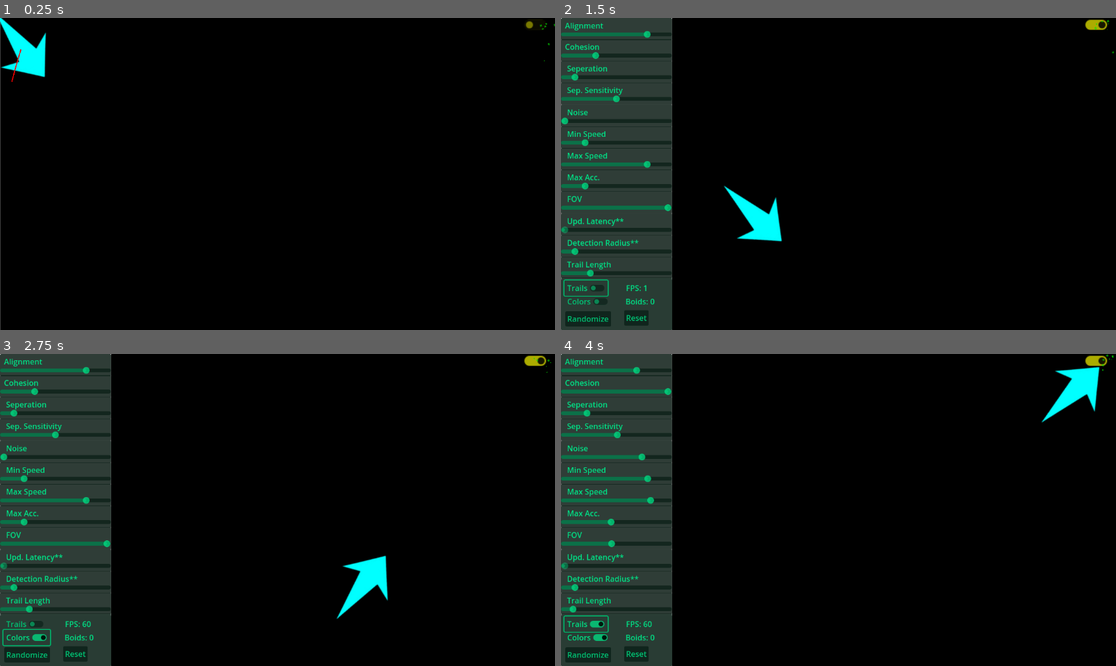
Above: before the commit, frames 1-4 (two rows, left to right).
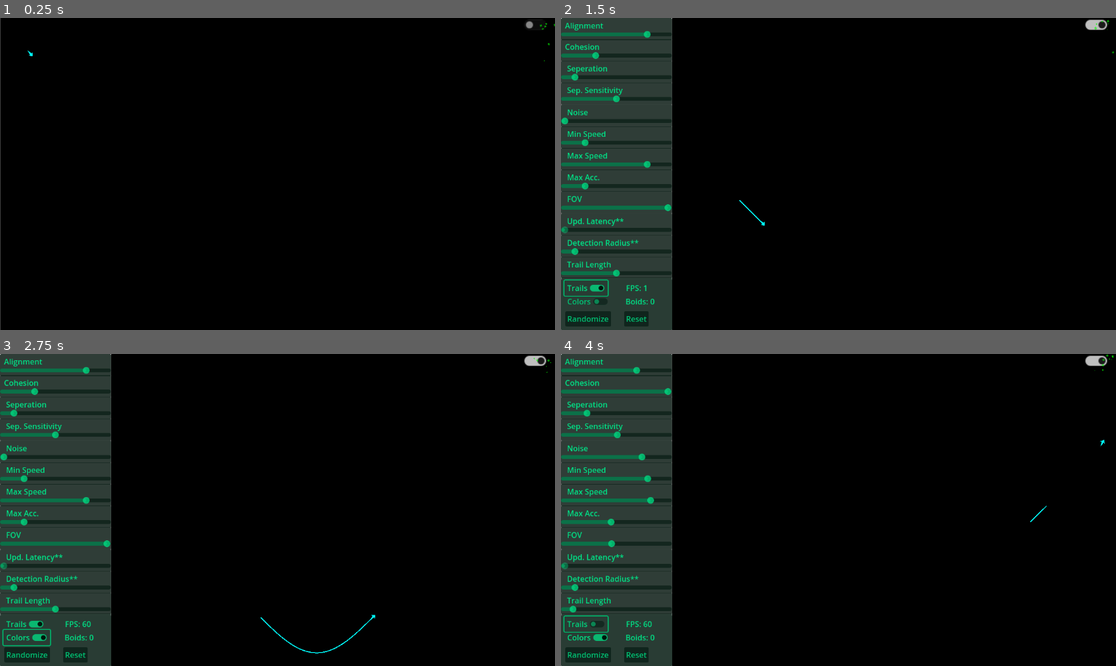
Above: after the commit, the same moments.

Repository: Vivek13130/Boids
Game: Godot game, scene res://scenes/main_scene.tscn
The game is run twice, just before and just after one commit, with the same random seed, the same clock (stepped at 60 frames per second) and the same inputs.
Inputs (mouse positions are in pixels of both pictures, inside the frame that each line leads up to):
- Up to frame 1 (0.25 s): no input
- Up to frame 2 (1.5 s): click (1093, 24) at 0.5 s; click "Trails" at 1.25 s
- Up to frame 3 (2.75 s): click "Colors" at 2 s
- Up to frame 4 (4 s): click "Randomize" at 2.75 s; click "Trails" at 3.5 s

The runs differ from the first frame. In frame 1, 0.8% of the frame differs, in the area x 0-98%, y 0-21%; in frame 2, 1.1%; in frame 3, 1.2%, in the area x 1-99%, y 0-98%; in frame 4, 1.1%.

Commit message:
Add files via upload
finally trails are working, really irrititated me , but finally made them work 

remaining - color density variation , noise , and field of view.

Diff:
--- a/scenes/boid.gd
+++ b/scenes/boid.gd
@@ -33,14 +33,13 @@
 func _process(_delta: float) -> void:
 	counter += 1
 
-	#var boid_position = global_position
+	#var boid_position = to_local(global_position)
 	#trail.add_point(boid_position)
 	#
 	#if trail.get_point_count() > 50:
 		#trail.remove_point(0)
-
+		#
 #	function call for boids :
-	check_for_edges()
 	update_boid_grid_position()
 
 
@@ -52,6 +51,7 @@
 			acceleration = acceleration.normalized() * manager.MAX_ACCELERATION
 
 
+	check_for_edges()
 	velocity += acceleration
 	acceleration = Vector2.ZERO
 
@@ -65,27 +65,36 @@
 	move_and_slide()
 
 
-func check_for_edges() -> void :
+func check_for_edges() -> void:
 	var curr_pos = global_position
 	screen_size = get_viewport().size
 
-	if(curr_pos.x < margin_on_edges):
-		velocity.x +=  counter_outside_x
-		counter_outside_x += 0.5
-	elif(curr_pos.x > screen_size.x - margin_on_edges):
-		velocity.x -=   counter_outside_x
-		counter_outside_x += 0.5
-	else:
-		counter_outside_x = 0
+	# Define the distance from edges to start applying force
+	var edge_threshold = manager.MARGIN_ON_EDGES
+	# Define the repulsion force factor
+	var edge_force_strength = manager.EDGE_FORCE_STRENGTH
 
-	if(curr_pos.y < margin_on_edges):
-		velocity.y +=  counter_outside_y
-		counter_outside_y += 0.5
-	elif(curr_pos.y > screen_size.y - margin_on_edges):
-		velocity.y -=  counter_outside_y
-		counter_outside_y += 0.5
-	else:
-		counter_outside_y += 0
+	# Apply a smooth force to keep boids inside the screen
+	if curr_pos.x < edge_threshold:
+		var dist = edge_threshold - curr_pos.x
+		velocity.x += dist * edge_force_strength
+	elif curr_pos.x > screen_size.x - edge_threshold:
+		var dist = curr_pos.x - (screen_size.x - edge_threshold)
+		velocity.x -= dist * edge_force_strength
+
+	if curr_pos.y < edge_threshold:
+		var dist = edge_threshold - curr_pos.y
+		velocity.y += dist * edge_force_strength
+	elif curr_pos.y > screen_size.y - edge_threshold:
+		var dist = curr_pos.y - (screen_size.y - edge_threshold)
+		velocity.y -= dist * edge_force_strength
+
+	# Reapply velocity caps
+	if velocity.length() < manager.MIN_SPEED:
+		velocity = velocity.normalized() * manager.MIN_SPEED
+	elif velocity.length() > manager.MAX_SPEED:
+		velocity = velocity.normalized() * manager.MAX_SPEED
+
 
 
 func update_boid_grid_position() -> void :
--- a/scenes/boid.tscn
+++ b/scenes/boid.tscn
@@ -13,6 +13,7 @@
 point_count = 2
 
 [node name="boid" type="CharacterBody2D"]
+scale = Vector2(0.1, 0.1)
 script = ExtResource("1_mhefk")
 
 [node name="Sprite2D" type="Sprite2D" parent="."]
@@ -25,7 +26,9 @@
 disabled = true
 
 [node name="trail" type="Line2D" parent="."]
-width = 5.0
+top_level = true
+position = Vector2(-8, 0)
+width = 2.0
 width_curve = SubResource("Curve_ok1fj")
 default_color = Color(0, 1, 1, 1)
 script = ExtResource("3_fju0v")
--- a/scenes/manager.gd
+++ b/scenes/manager.gd
@@ -3,6 +3,7 @@
 #other const :
 const GRID_CELL_SIZE = 100
 const MARGIN_ON_EDGES = 100
+const EDGE_FORCE_STRENGTH = 0.25
 
 #some default values for the boids
 const DEFAULT_COHESION = 3 # ranges between 0 to n
--- a/scenes/test.gd
+++ b/scenes/test.gd
@@ -1,8 +1,4 @@
 extends Node2D
 
 
-func _ready() -> void:
-	trail.width = 2
-	trail.default_color = Color(1, 0, 0)
-
 func _process(delta: float) -> void:
--- a/scenes/test.tscn
+++ b/scenes/test.tscn
@@ -1,10 +1,24 @@
-[gd_scene load_steps=2 format=3 uid="uid://boqkqso8lgws7"]
+[gd_scene load_steps=4 format=3 uid="uid://boqkqso8lgws7"]
 
 [ext_resource type="Script" path="res://scenes/test.gd" id="1_jnkfd"]
+[ext_resource type="Texture2D" uid="uid://cu7ahn2w3ma3y" path="res://assets/eye_logo.png" id="2_fu2hy"]
+
+[sub_resource type="CircleShape2D" id="CircleShape2D_o64py"]
+radius = 71.0
 
 [node name="test" type="Node2D"]
 script = ExtResource("1_jnkfd")
 
-[node name="trail" type="Line2D" parent="."]
+[node name="CharacterBody2D" type="CharacterBody2D" parent="."]
+
+[node name="trail" type="Line2D" parent="CharacterBody2D"]
 default_color = Color(0, 1, 1, 1)
 joint_mode = 2
+
+[node name="CollisionShape2D" type="CollisionShape2D" parent="CharacterBody2D"]
+shape = SubResource("CircleShape2D_o64py")
+disabled = true
+
+[node name="EyeLogo" type="Sprite2D" parent="CharacterBody2D"]
+position = Vector2(13, 12)
+texture = ExtResource("2_fu2hy")
--- a/scenes/trail.gd
+++ b/scenes/trail.gd
@@ -1,20 +1,21 @@
 extends Line2D
 
-@export var trail_length: int = 50  # Adjust this to your desired trail length
 
 func _ready() -> void:
-	width = 2
-	default_color = Color(1, 0, 0)  # Adjust color as needed
+	#width = 1
+	#default_color = Color(1, 0, 0)  # Adjust color as needed
 	position = Vector2.ZERO  # Ensure no offset
 	rotation = 0  # Ensure no rotation
 
 func _process(delta: float) -> void:
+	if manager.TRAIL_ENABLED == false or manager.TRAIL_LENGTH == 0:
+		return
+
 	# Get the boid's global position
-	var boid_position = get_parent().global_position
-
+	var boid_position = to_local(get_parent().global_position)
 	# Add the current position of the boid to the trail
 	add_point(boid_position)
 
 	# Maintain the trail length
-	if get_point_count() > trail_length:
+	while get_point_count() > manager.TRAIL_LENGTH:
 		remove_point(0)
--- a/scenes/ui.tscn
+++ b/scenes/ui.tscn
@@ -440,7 +440,6 @@
 offset_bottom = 0.0112801
 grow_horizontal = 2
 grow_vertical = 0
-max_value = 200.0
 
 [node name="checks and text_info" type="Panel" parent="."]
 modulate = Color(0, 0.886275, 0.52549, 1)
@@ -501,7 +500,6 @@
 offset_top = 0.0079999
 offset_right = 0.00699615
 offset_bottom = -0.0220032
-button_pressed = true
 text = "Trails"
 
 [node name="colors_check" type="CheckButton" parent="checks and text_info"]
@@ -521,13 +519,13 @@
 layout_mode = 1
 anchors_preset = -1
 anchor_left = 0.567
-anchor_top = 0.618
+anchor_top = 0.636
 anchor_right = 0.788
-anchor_bottom = 0.908
-offset_left = 0.022995
-offset_top = 0.0200195
+anchor_bottom = 0.926
+offset_left = 0.0230103
+offset_top = 0.0400772
 offset_right = -0.0280151
-offset_bottom = -0.0369797
+offset_bottom = -0.016922
 text = "Reset"
 
 [node name="randomize_button" type="Button" parent="checks and text_info"]
@@ -544,7 +542,6 @@
 text = "Randomize"
 
 [node name="hide_ui" type="CheckButton" parent="."]
-modulate = Color(0.902855, 0.902855, 7.70092e-07, 1)
 layout_mode = 1
 anchors_preset = -1
 anchor_left = 0.96
